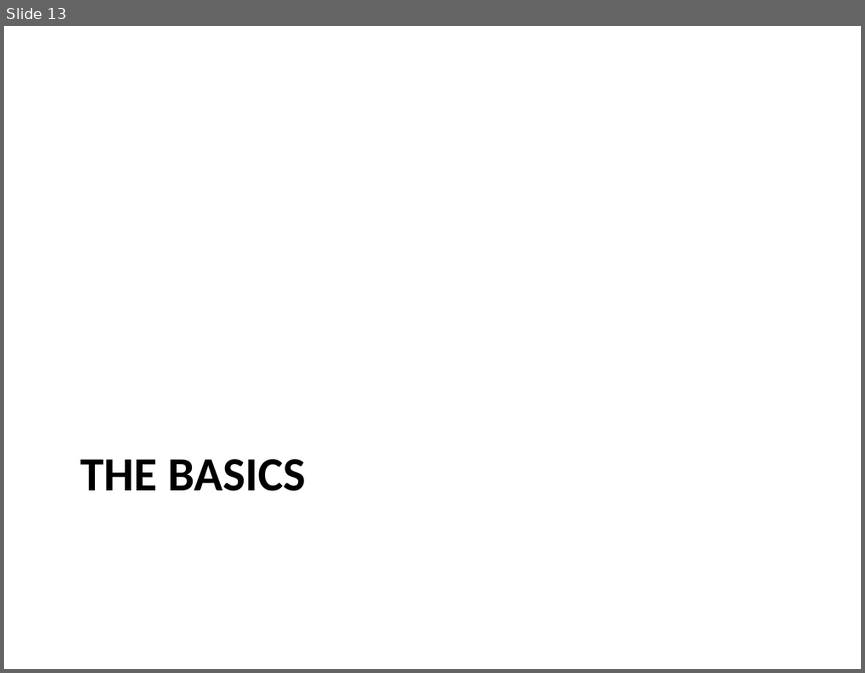
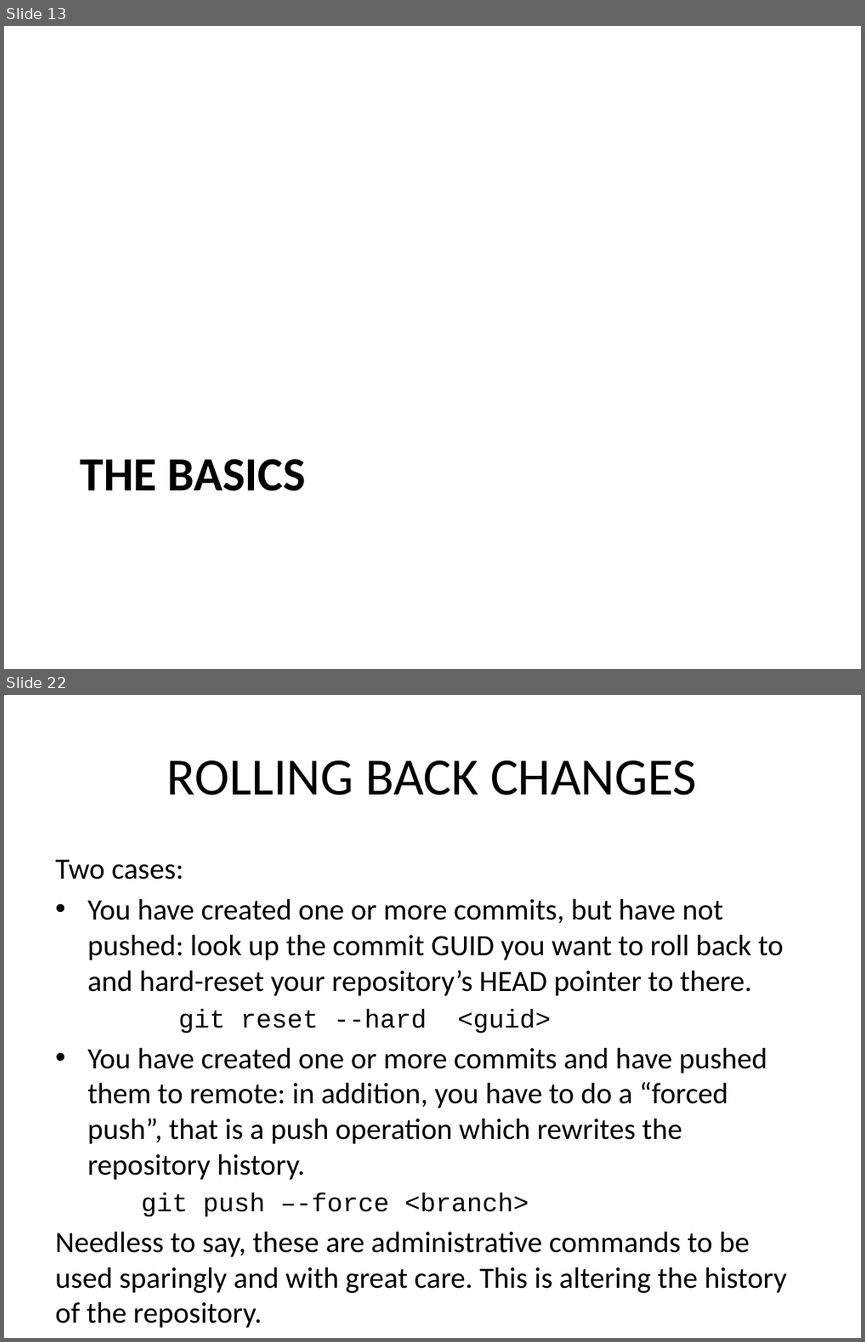
Before and after one commit to kangelov/gitdemo, a slide deck: powerpoint/An Introduction to GIT.pptx. Shown one above the other, each under a label of ours: slide 13 before the commit, slides 13 and 22 after it; the slides between them are not shown. The pictures are 865x673 and 865x1342 pixels, drawn with LibreOffice and Linux fonts; fonts in the diff are those of the drawing. Boxes give left, top, right and bottom in pixels: in the first picture for what was removed or moved away, otherwise in the second. Text is boxed around its words. In the diff, an @@ line names an element or a change of style, - is before the commit and + after.

```diff
--- a/powerpoint/An Introduction to GIT.pptx
+++ b/powerpoint/An Introduction to GIT.pptx
@@ slide 22 added at <box>4,695,861,1338</box>, background #FFFFFF @@
@@ title added at <box>167,760,697,795</box>, 44 pt, text #000000 @@
+ROLLING BACK CHANGES
@@ text added at <box>55,859,787,1327</box>, 24.8 pt, text #000000 @@
+Two cases:
+• You have created one or more commits, but have not pushed: look up the commit GUID you want to roll back to and hard-reset your repository’s HEAD pointer to there.
+  git reset --hard <guid>
+• You have created one or more commits and have pushed them to remote: in addition, you have to do a “forced push”, that is a push operation which rewrites the repository history.
+    git push –-force <branch>
+Needless to say, these are administrative commands to be used sparingly and with great care. This is altering the history of the repository.
```
Also in this commit, not shown: 4 slides changed, 10 other slides added.
